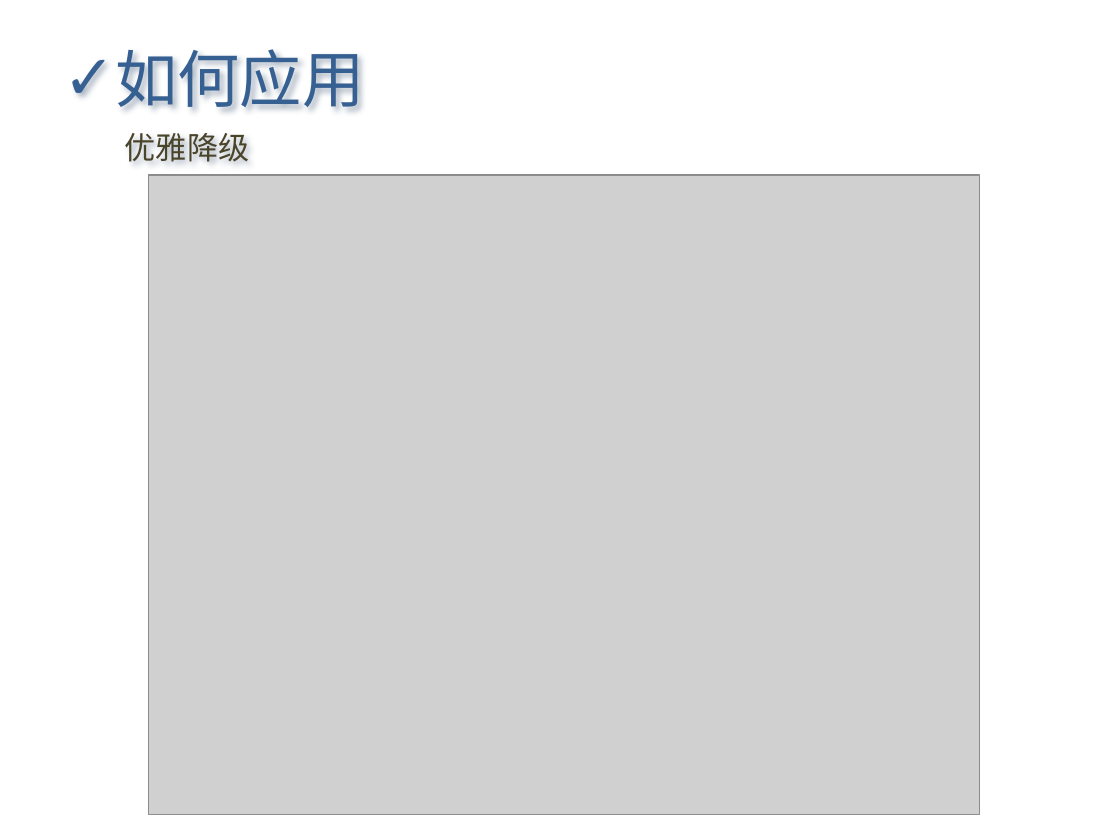
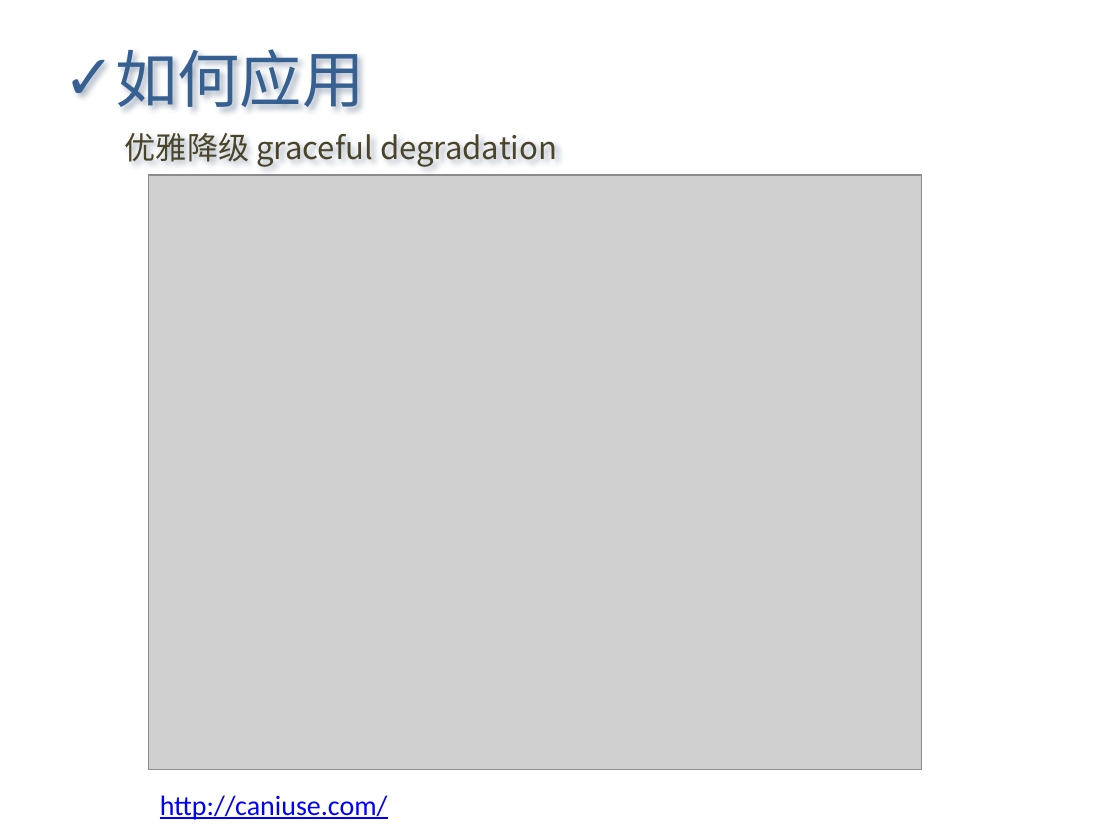
Before and after one commit to Letractively/feng33, a slide deck: slide 13 of ppt/css3知多少2011-06-23.pptx (slide 15 before the commit). Drawn at 1120x840 pixels with LibreOffice and Linux fonts; fonts in the diff are those of the drawing; grey boxes stand for pictures. Boxes give left, top, right and bottom in pixels: in the first picture for what was removed or moved away, otherwise in the second. Text is boxed around its words. In the diff, an @@ line names an element or a change of style, - is before the commit and + after.

```diff
--- a/ppt/css3知多少2011-06-23.pptx
+++ b/ppt/css3知多少2011-06-23.pptx
@@ text at (125, 133, 557, 167): text changed @@
-优雅降级
+优雅降级 graceful degradation
@@ picture: place and size @@
-picture at (149, 175, 980, 814)
+picture at (149, 175, 922, 769)
@@ text added at (160, 795, 388, 820), 18 pt, text #0000FF, underline @@
+http://caniuse.com/
```
Also in this commit, not shown: 7 other slides changed, 2 slides added, 1 slide removed.
